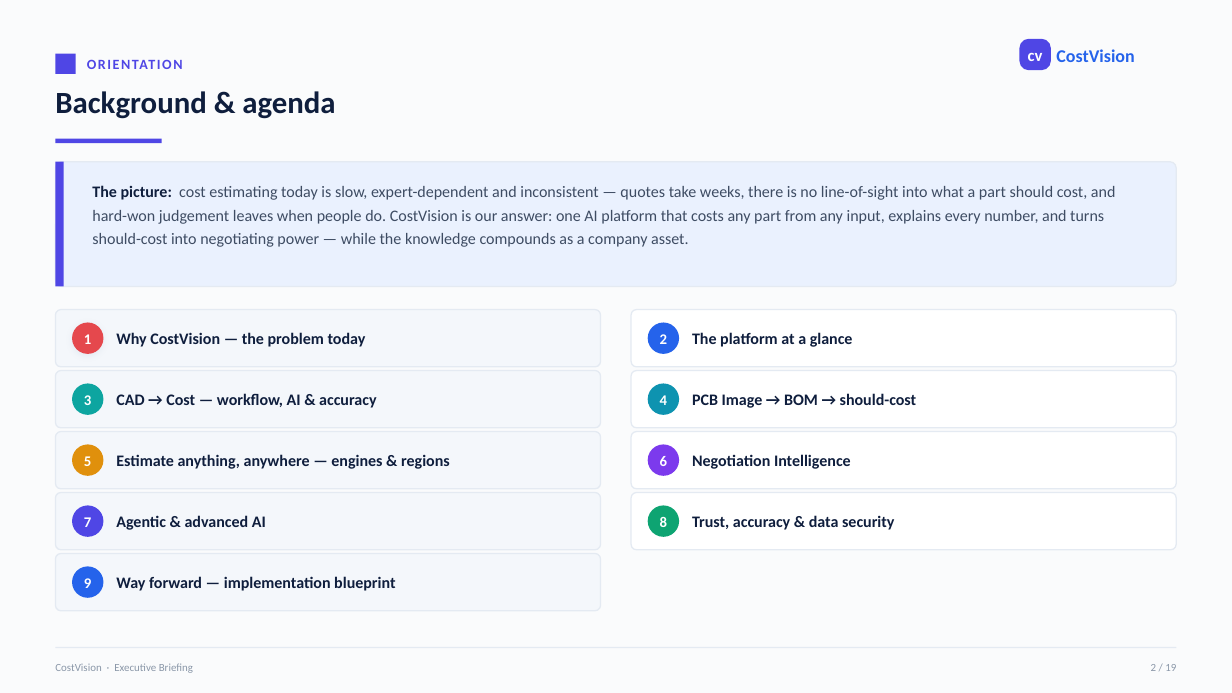
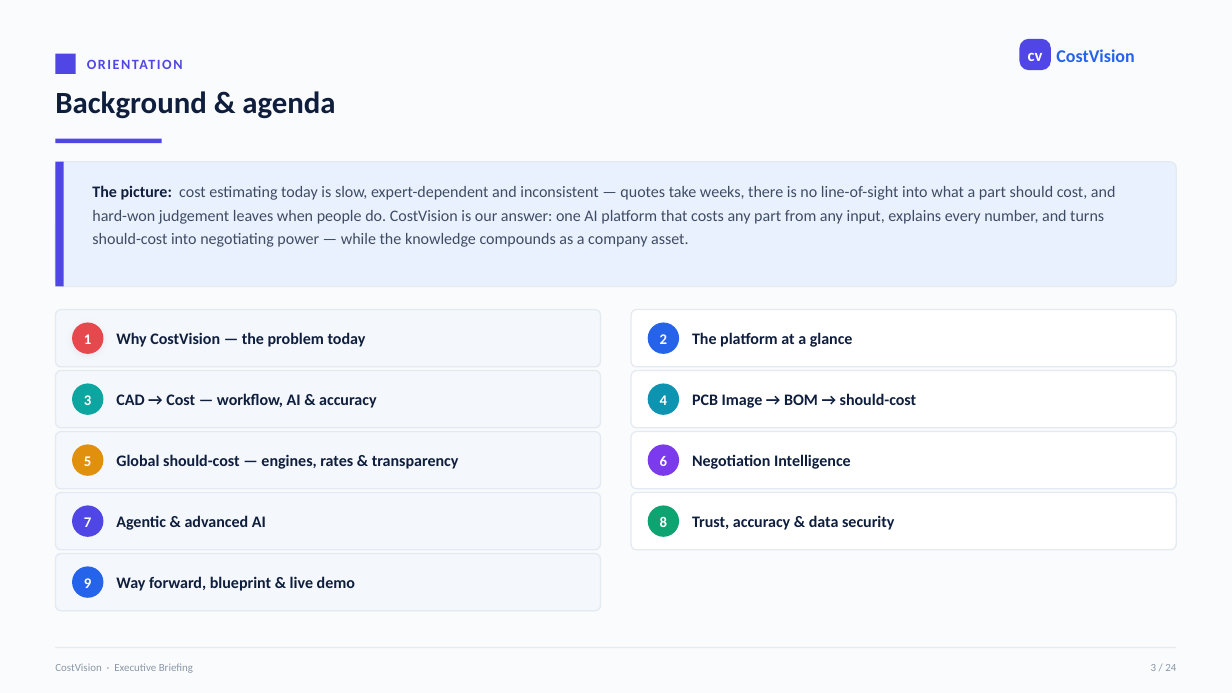
Before and after one commit to bhosaleavinash546/leamington-marathi, a slide deck: slide 3 of CostVision-Platform-Executive-Briefing.pptx (slide 2 before the commit). Drawn at 1232x693 pixels with LibreOffice and Linux fonts; fonts in the diff are those of the drawing. Boxes give left, top, right and bottom in pixels: in the first picture for what was removed or moved away, otherwise in the second. Text is boxed around its words. In the diff, an @@ line names an element or a change of style, - is before the commit and + after.

```diff
--- a/CostVision-Platform-Executive-Briefing.pptx
+++ b/CostVision-Platform-Executive-Briefing.pptx
@@ text at [116,454,459,469]: text changed @@
-Estimate anything, anywhere — engines & regions
+Global should-cost — engines, rates & transparency
@@ text at [116,576,355,591]: text changed @@
-Way forward — implementation blueprint
+Way forward, blueprint & live demo
@@ text at [1151,664,1176,671]: text changed @@
-2 / 19
+3 / 24
```
Also in this commit, not shown: 16 other slides changed, 5 slides added.
